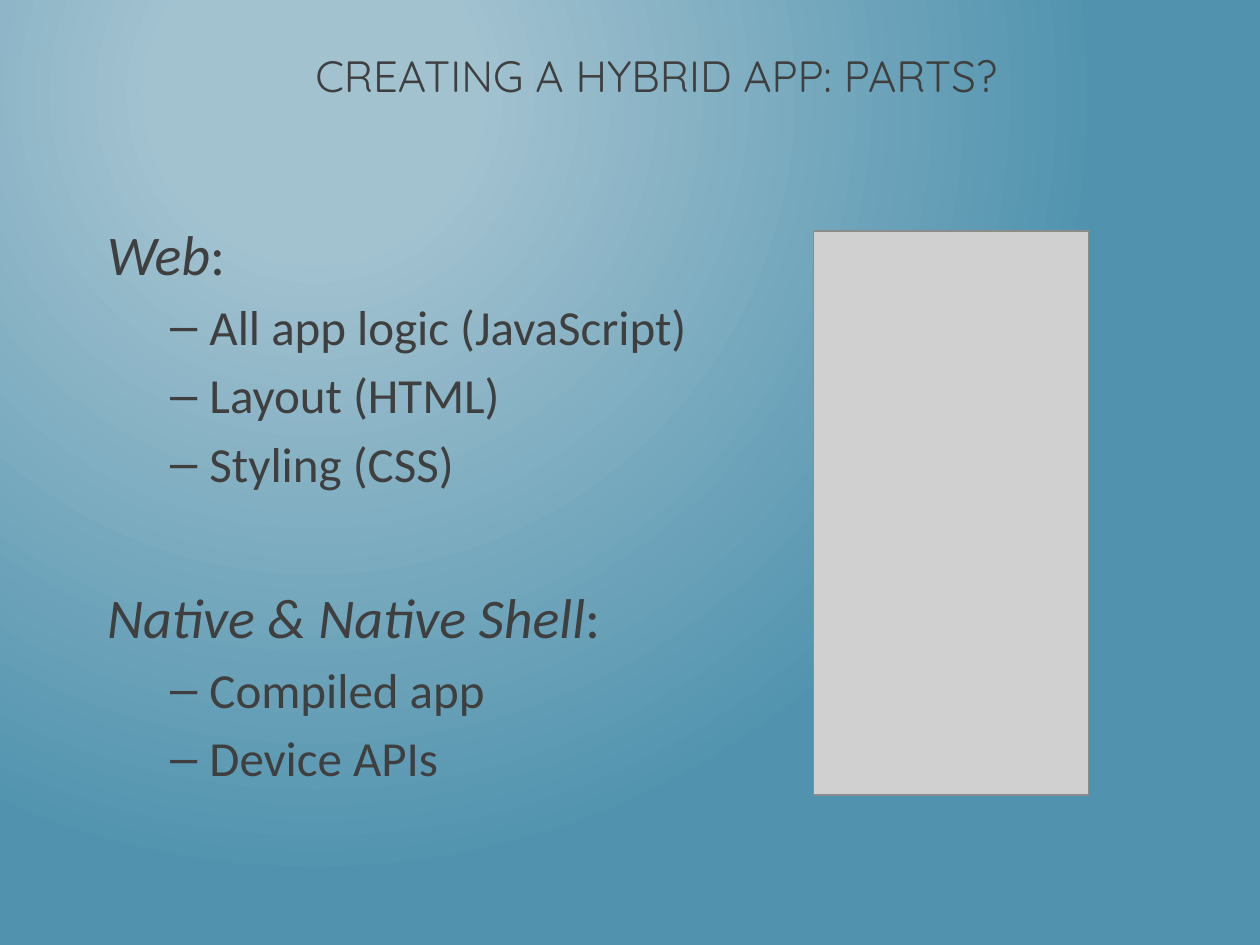
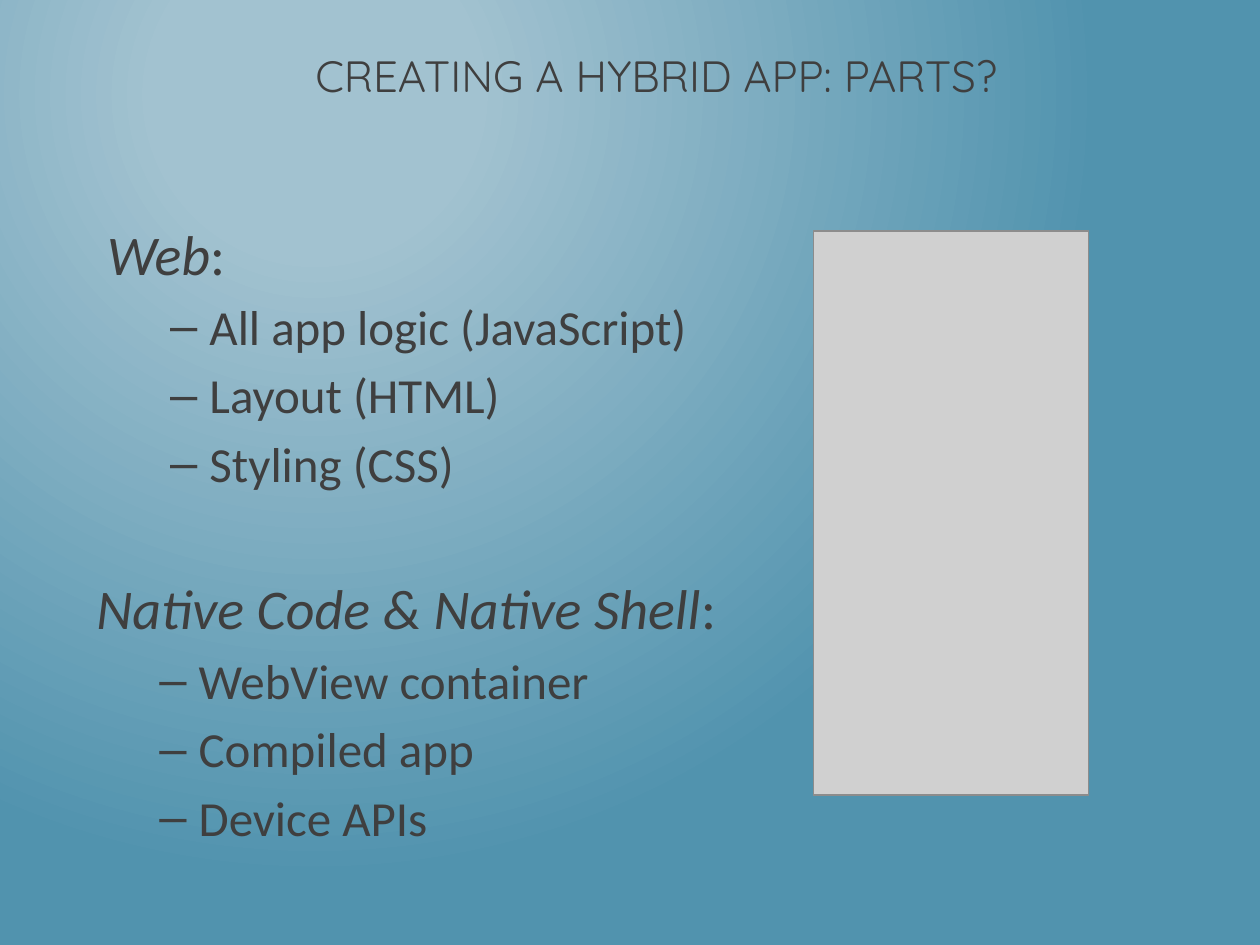
Before and after one commit to dotNetkow/Presentations, a slide deck: slide 9 of 2014-08-11 That Conference - Hybrid Apps/Building PhoneGap Mobile App w KendoUI.pptx (slide 12 before the commit). Drawn at 1260x945 pixels with LibreOffice and Linux fonts; fonts in the diff are those of the drawing; grey boxes stand for pictures. Boxes give left, top, right and bottom in pixels: in the first picture for what was removed or moved away, otherwise in the second. Text is boxed around its words. In the diff, an @@ line names an element or a change of style, - is before the commit and + after.

```diff
--- a/2014-08-11 That Conference - Hybrid Apps/Building PhoneGap Mobile App w KendoUI.pptx
+++ b/2014-08-11 That Conference - Hybrid Apps/Building PhoneGap Mobile App w KendoUI.pptx
@@ text added at [96, 590, 717, 836], 28 pt, text #3F3F3F @@
+Native Code & Native Shell:
+  – WebView container
+  – Compiled app
+  – Device APIs
@@ text at [107, 599, 601, 776]: paragraphs removed @@
-Native & Native Shell:
-  – Compiled app
-  – Device APIs
```
Also in this commit, not shown: 17 other slides changed, 7 slides added, 4 slides removed, 1 other file.
